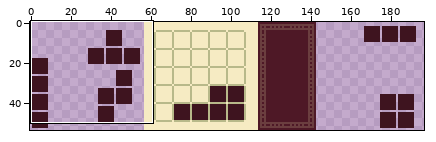
One commit to this pixel-art file: art_workspace/levels/level1.aseprite. Above, an overview of the earlier version with the close-up marked.
Close-up. The starting point:
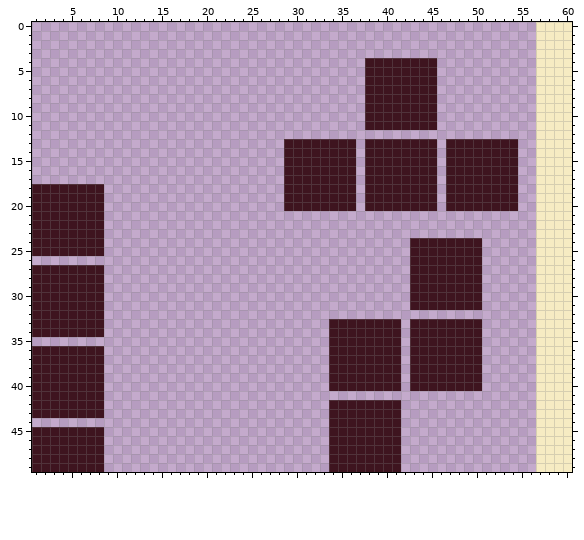
200x54 pixels, 1 frame. Shown: x 1..60, y 0..49. The wide view leaves out empty margins. The commit also changed other parts of the picture, which this record leaves out.
Now the later version:
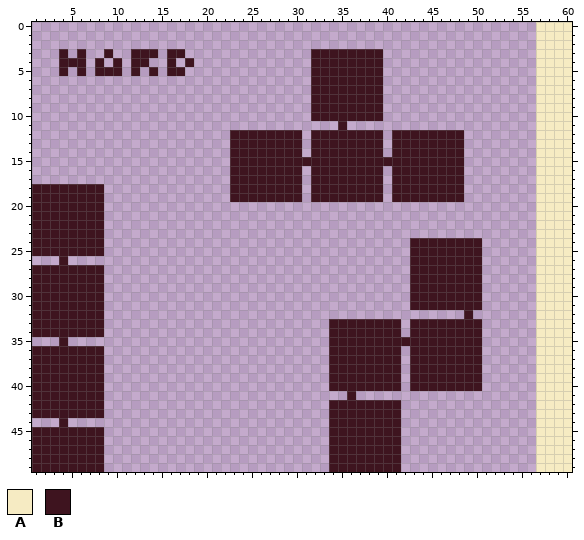
Palette (. is transparent): A #f6ebc3  B #3e141f
The edit:
Changed rows in their new state; - is an unchanged pixel.
Layer "Layer 3":
first column x 4:
 3 B-B--B--BBB-BB--------------BBBBBBBB---------------
 4 BBB-B-B-BB--B-B-------------BBBBBB--......---------
 5 B-B-BBB-B-B-BB--------------BBBBBB--......---------
 6 ----------------------------BBBBBB--......---------
 7 ----------------------------BBBBBB--......---------
 8 ----------------------------BBBBBB--......---------
 9 ----------------------------BBBBBB--......---------
10 ----------------------------BBBBBB--......---------
11 -------------------------------B--........---------
12 -------------------BBBBBBBB-BBBBBBBB-BBBBBBBB------
13 -------------------BBBBBB--.-----B--.-----B--......
14 -------------------BBBBBB--.-----B--.-----B--......
15 -------------------BBBBBB--------B--------B--......
16 -------------------BBBBBB--.-----B--.-----B--......
17 -------------------BBBBBB--.-----B--.-----B--......
18 -------------------BBBBBB--.-----B--.-----B--......
19 -------------------BBBBBB--.-----B--.-----B--......
20 -------------------------........-........-........
first column x 4:
26 B
first column x 4:
32 ---------------------------------------------B
35 B-------------------------------------B-------
first column x 4:
41 --------------------------------B
44 B--------------------------------
Where, in picture pixels (left, top, right, bottom), the same in both close-ups:
added: (59, 49, 194, 76)
changed: (230, 49, 518, 211)
added: (59, 256, 68, 265)
added: (464, 310, 473, 319)
added: (59, 337, 68, 346)
added: (401, 337, 410, 346)
added: (347, 391, 356, 400)
added: (59, 418, 68, 427)
